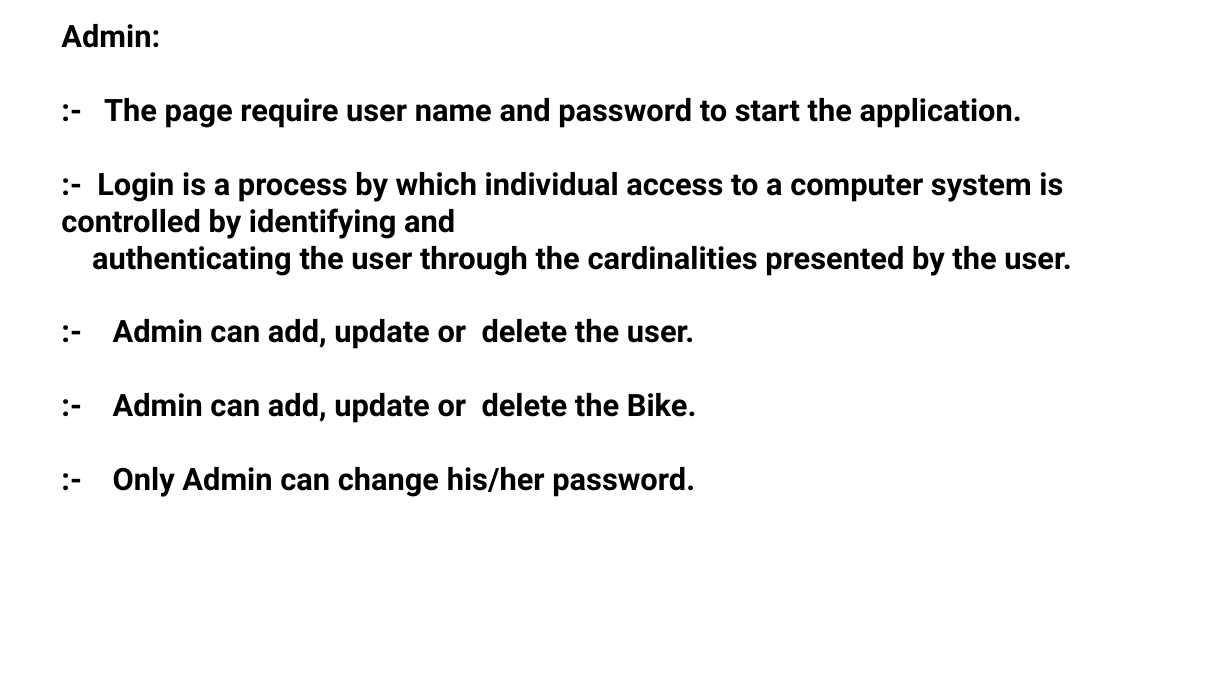
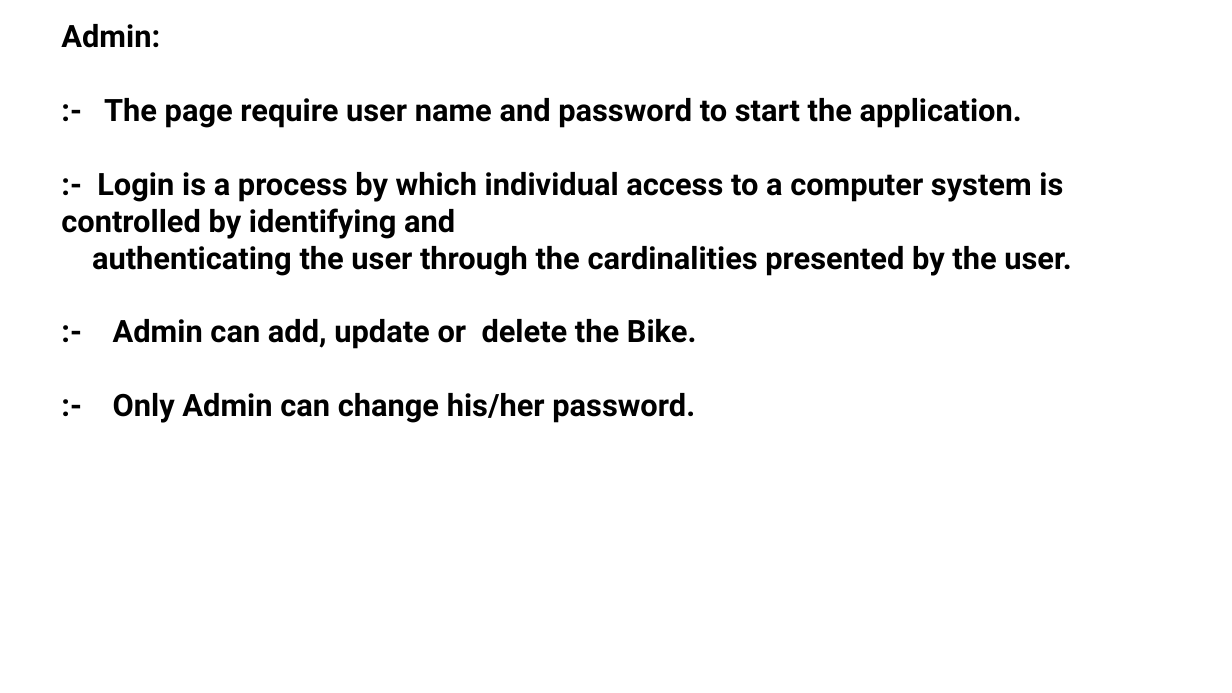
Before and after one commit to parmar635/CN, a slide deck: slide 7 of bike (1) [Autosaved].pptx. Drawn at 1232x693 pixels with LibreOffice and Linux fonts; fonts in the diff are those of the drawing. Boxes give left, top, right and bottom in pixels: in the first picture for what was removed or moved away, otherwise in the second. Text is boxed around its words. In the diff, an @@ line names an element or a change of style, - is before the commit and + after.

```diff
--- a/bike (1) [Autosaved].pptx
+++ b/bike (1) [Autosaved].pptx
@@ text at <box>113,319,694,349</box>: paragraph removed @@
-:- Admin can add, update or delete the user.
```
Also in this commit, not shown: 3 other slides changed.
